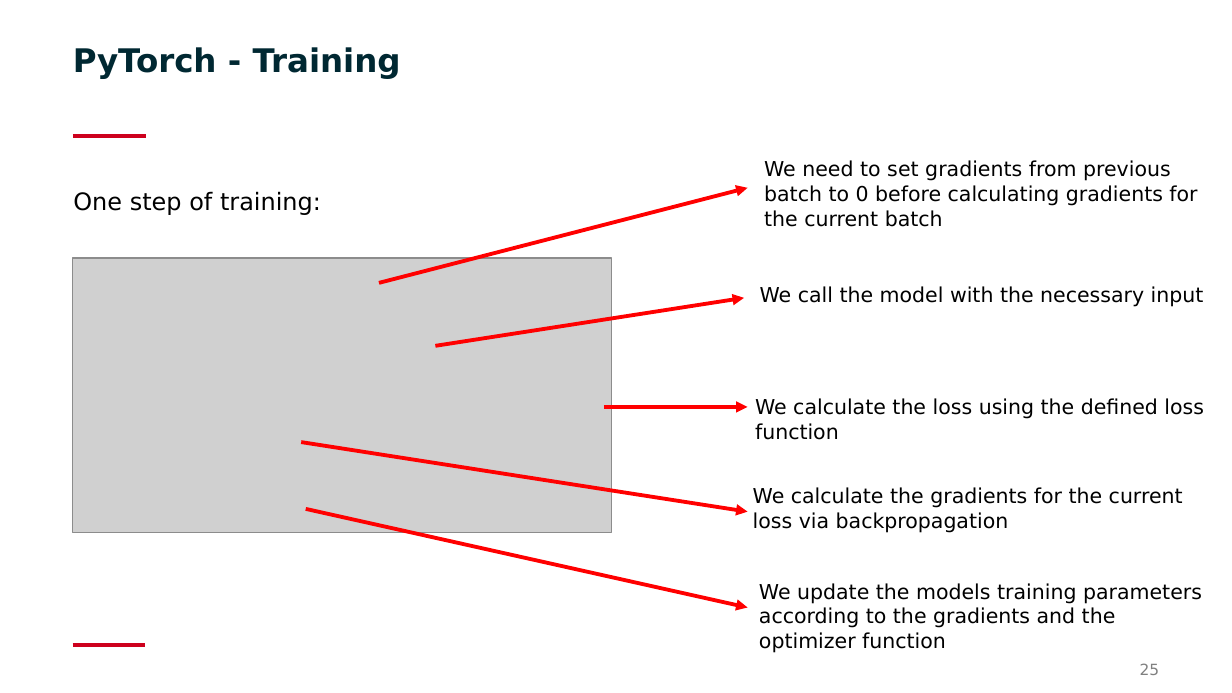
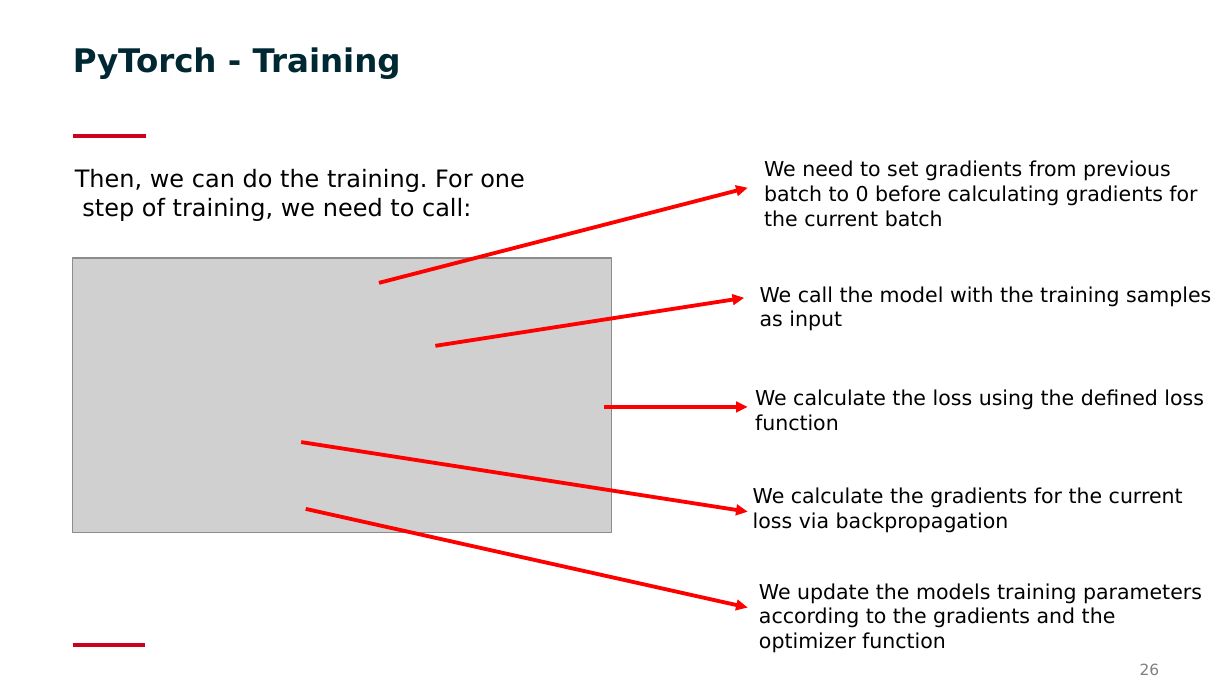
Before and after one commit to BAMeScience/workshop_neural_nets, a slide deck: slide 26 of slides/General_problem_and_PyTorch_example.pptx (slide 25 before the commit). Drawn at 1232x693 pixels with LibreOffice and Linux fonts; fonts in the diff are those of the drawing; grey boxes stand for pictures; background and template pictures are left out. Boxes give left, top, right and bottom in pixels: in the first picture for what was removed or moved away, otherwise in the second. Text is boxed around its words. In the diff, an @@ line names an element or a change of style, - is before the commit and + after.

```diff
--- a/slides/General_problem_and_PyTorch_example.pptx
+++ b/slides/General_problem_and_PyTorch_example.pptx
@@ text at [75, 168, 525, 221]: text changed @@
-One step of training:
+Then, we can do the training. For one step of training, we need to call:
@@ text at [760, 286, 1211, 331]: text changed @@
-We call the model with the necessary input
+We call the model with the training samples as input
@@ text "We calculate the loss using ...": place and size @@
-text "We calculate the loss using ..." at [755, 398, 1204, 440]
+text "We calculate the loss using ..." at [755, 389, 1204, 431]
@@ page number at [1140, 663, 1160, 675]: text changed @@
-25
+26
```
Also in this commit, not shown: 1 other slide changed, 1 slide added, 1 other file.
